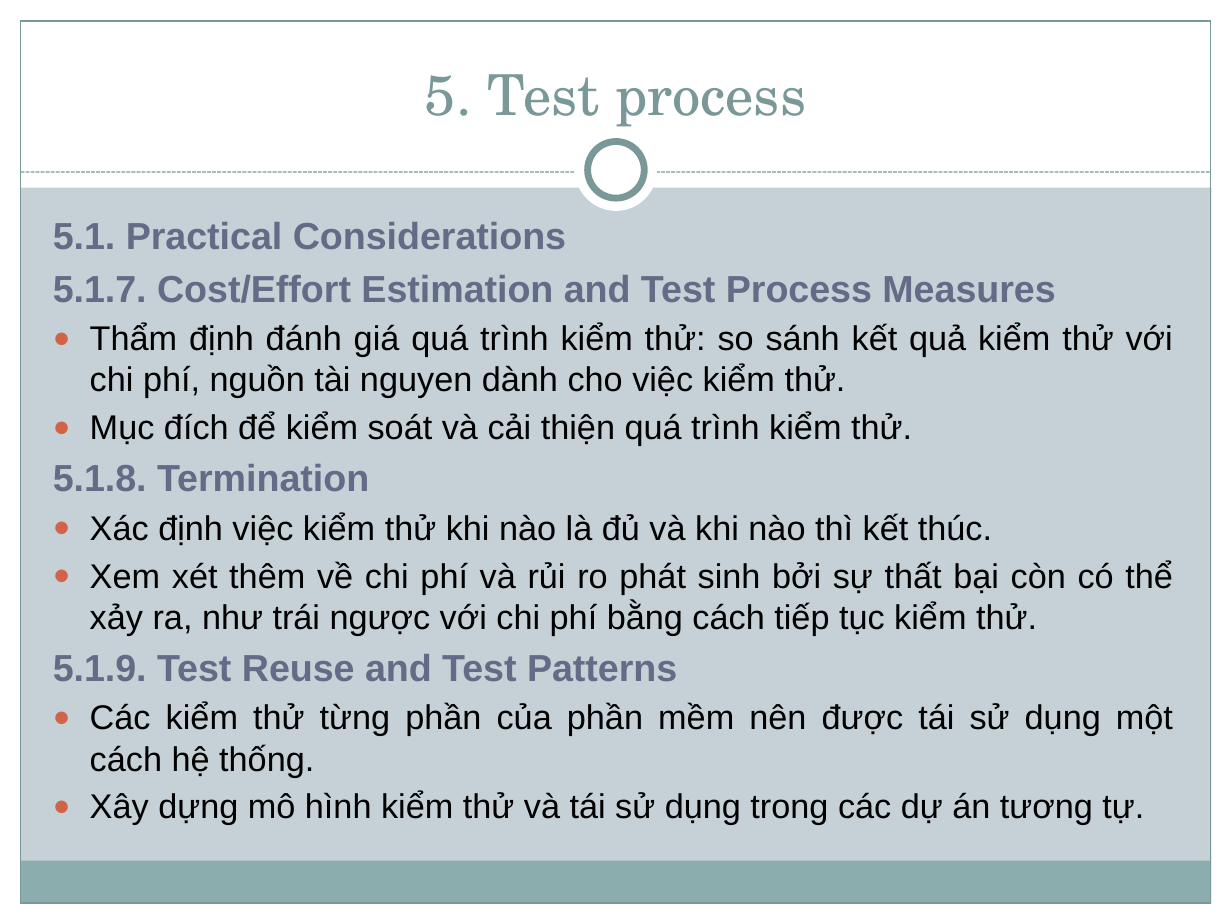
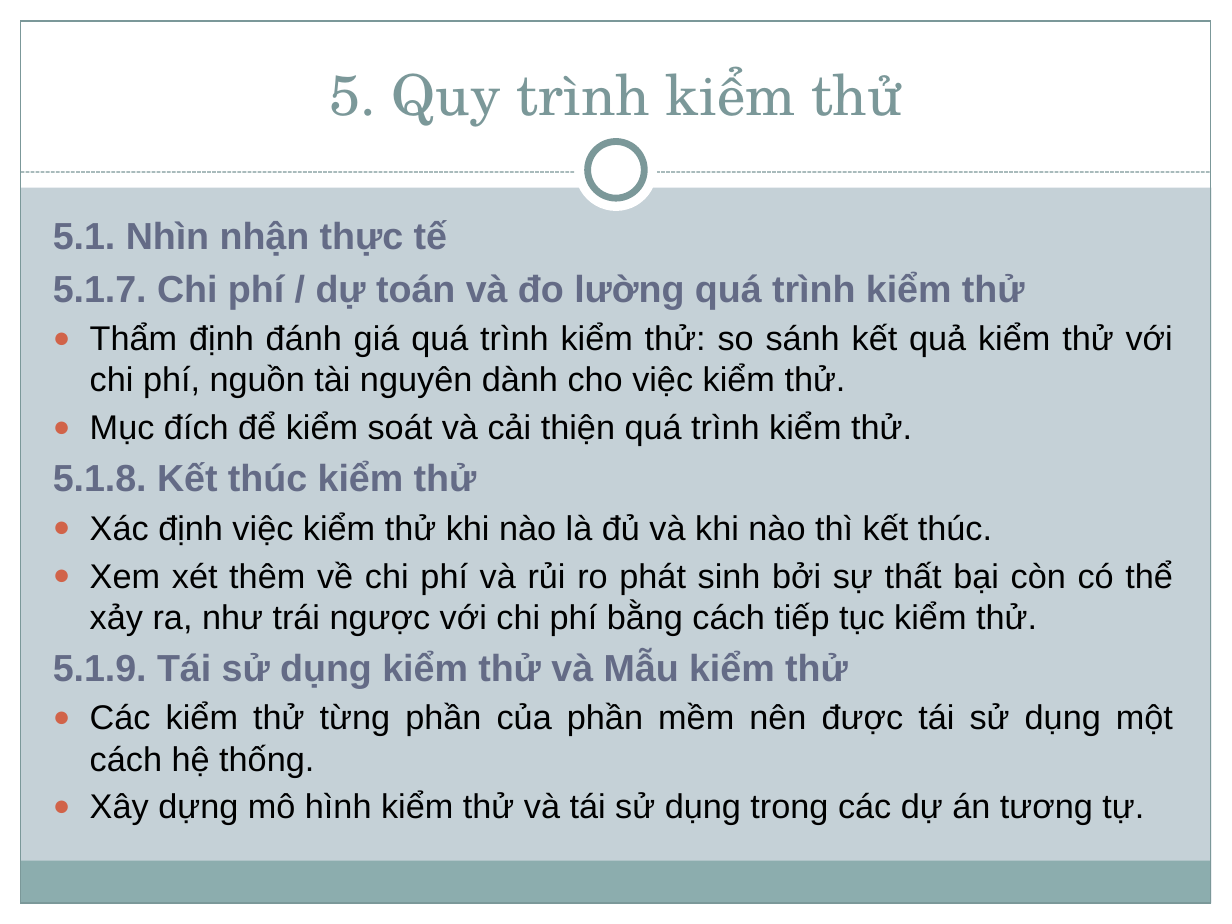
Before and after one commit to thienphamvan/chapter4, a slide deck: slide 26 of Slide/Chap 4 - Sofware Testing.pptx. Drawn at 1232x924 pixels with LibreOffice and Linux fonts; fonts in the diff are those of the drawing. Boxes give left, top, right and bottom in pixels: in the first picture for what was removed or moved away, otherwise in the second. Text is boxed around its words. In the diff, an @@ line names an element or a change of style, - is before the commit and + after.

Commit message:
update doc

```diff
--- a/Slide/Chap 4 - Sofware Testing.pptx
+++ b/Slide/Chap 4 - Sofware Testing.pptx
@@ title at [329,66,902,127]: text changed @@
-5. Test process
+5. Quy trình kiểm thử
@@ text at [53,220,1173,398]: text changed @@
-  5.1. Practical Considerations
-  5.1.7. Cost/Effort Estimation and Test Process Measures
-● Thẩm định đánh giá quá trình kiểm thử: so sánh kết quả kiểm thử với chi phí, nguồn tài nguyen dành cho việc kiểm thử.
+  5.1. Nhìn nhận thực tế
+  5.1.7. Chi phí / dự toán và đo lường quá trình kiểm thử
+● Thẩm định đánh giá quá trình kiểm thử: so sánh kết quả kiểm thử với chi phí, nguồn tài nguyên dành cho việc kiểm thử.
@@ text at [53,462,477,491]: text changed @@
-  5.1.8. Termination
+  5.1.8. Kết thúc kiểm thử
@@ text at [53,651,848,688]: text changed @@
-  5.1.9. Test Reuse and Test Patterns
+  5.1.9. Tái sử dụng kiểm thử và Mẫu kiểm thử
```
Also in this commit, not shown: 9 other slides changed.
